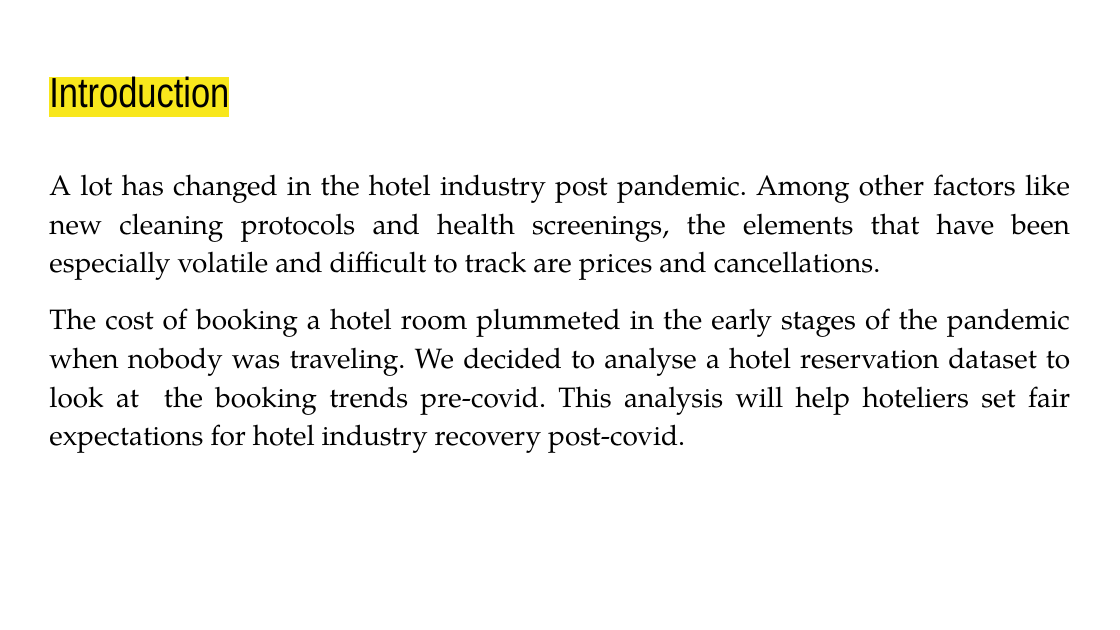
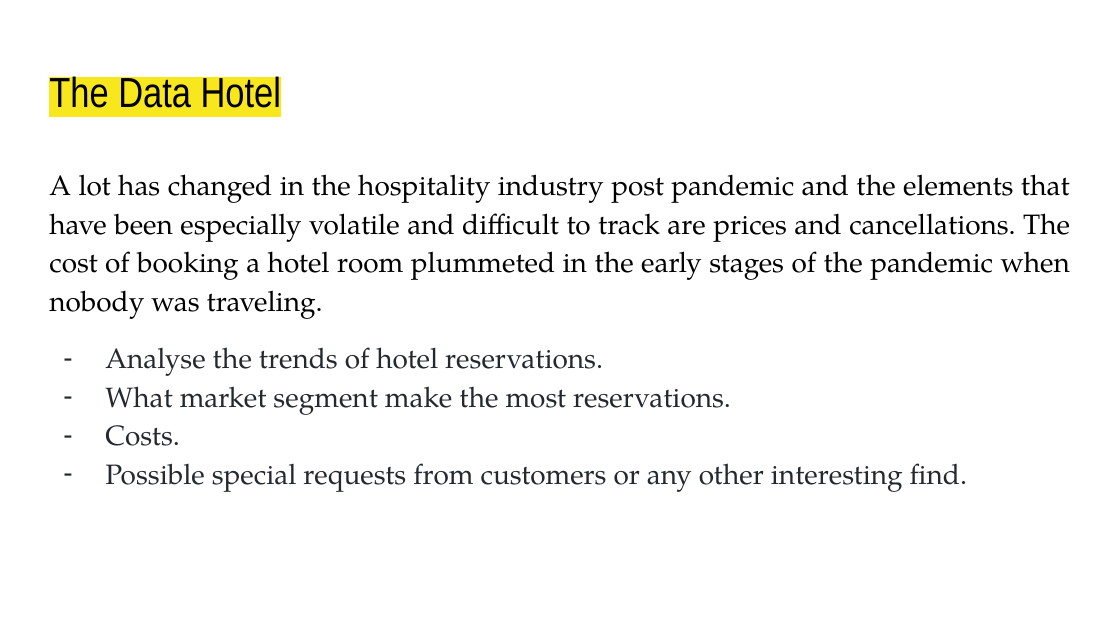
Before and after one commit to domivillacis/Hotel_reservations_analysis, a slide deck: slide 3 of Hotel_Reservations.pptx (slide 2 before the commit). Drawn at 1120x630 pixels with LibreOffice and Linux fonts; fonts in the diff are those of the drawing. Boxes give left, top, right and bottom in pixels: in the first picture for what was removed or moved away, otherwise in the second. Text is boxed around its words. In the diff, an @@ line names an element or a change of style, - is before the commit and + after.

Commit message:
Update

```diff
--- a/Hotel_Reservations.pptx
+++ b/Hotel_Reservations.pptx
@@ title at bbox=[49, 73, 281, 108]: text changed @@
-Introduction
+The Data Hotel
@@ text at bbox=[49, 174, 1070, 492]: text changed @@
-A lot has changed in the hotel industry post pandemic. Among other factors like new cleaning protocols and health screenings, the elements that have been especially volatile and difficult to track are prices and cancellations.
-The cost of booking a hotel room plummeted in the early stages of the pandemic when nobody was traveling. We decided to analyse a hotel reservation dataset to look at the booking trends pre-covid. This analysis will help hoteliers set fair expectations for hotel industry recovery post-covid.
+A lot has changed in the hospitality industry post pandemic and the elements that have been especially volatile and difficult to track are prices and cancellations. The cost of booking a hotel room plummeted in the early stages of the pandemic when nobody was traveling.
+– Analyse the trends of hotel reservations.
+– What market segment make the most reservations.
+– Costs.
+– Possible special requests from customers or any other interesting find.
```
Also in this commit, not shown: 25 other slides changed, 8 slides added, 2 slides removed.
